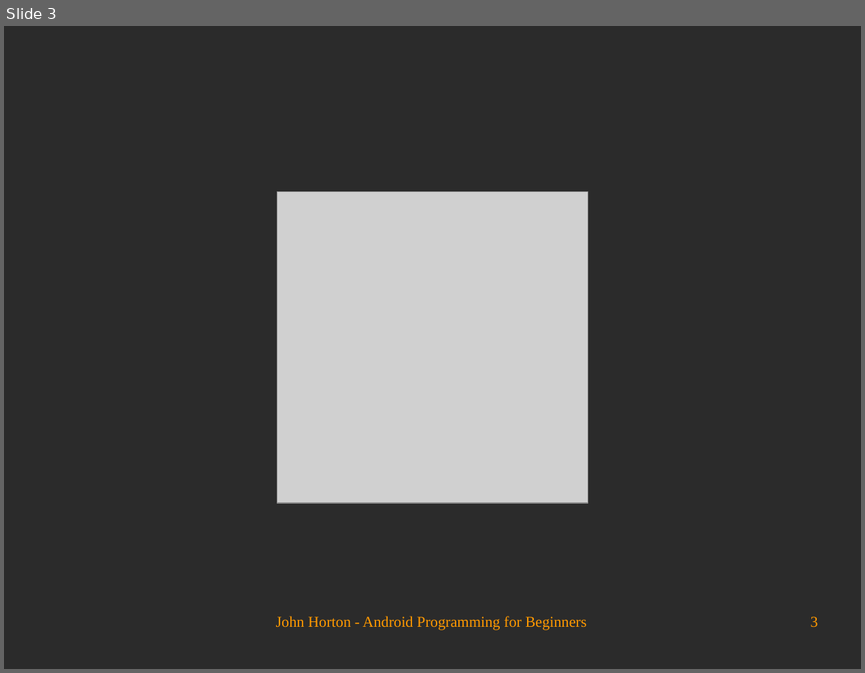
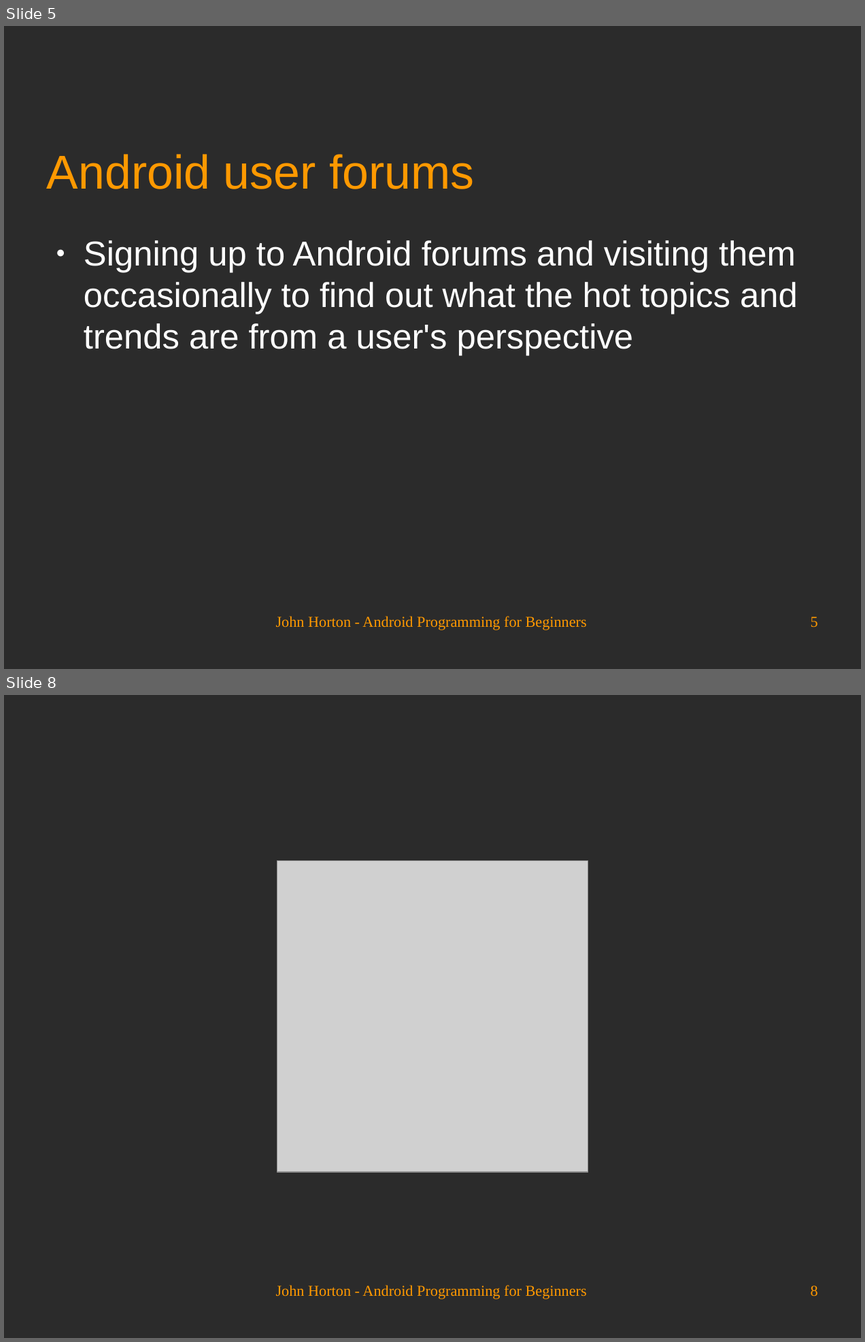
Before and after one commit to Academy-Soft-Intellect/Android-Programming-for-Beginners, a slide deck: 30_Before_You_Go.odp. Shown one above the other, each under a label of ours: slide 3 before the commit, slides 5 and 8 after it; the slides between them are not shown. The pictures are 865x673 and 865x1342 pixels, drawn with LibreOffice and Linux fonts; fonts in the diff are those of the drawing; grey boxes stand for pictures; background and template pictures are left out; a plain dark background stands for a picture behind light text. Boxes give left, top, right and bottom in pixels: in the first picture for what was removed or moved away, otherwise in the second. Text is boxed around its words. In the diff, an @@ line names an element or a change of style, - is before the commit and + after.

```diff
--- a/30_Before_You_Go.odp
+++ b/30_Before_You_Go.odp
@@ slide 5 added at [4,26,861,669], background picture (left out) @@
@@ title added at [47,154,474,189], 44 pt, text #FF9900 @@
+Android user forums
@@ text added at [84,240,798,356], 32 pt, text #FFFFFF @@
+● Signing up to Android forums and visiting them occasionally to find out what the hot topics and trends are from a user's perspective
@@ text added at [276,616,587,630], 14 pt, text #FF9900 @@
+John Horton - Android Programming for Beginners
@@ page number added at [810,616,818,627], 14 pt, text #FF9900 @@
+5
@@ what was slide 3 is now slide 8 @@
@@ page number at [810,1285,818,1295]: text changed @@
-3
+8
```
Also in this commit, not shown: 2 slides changed, 4 other slides added.
